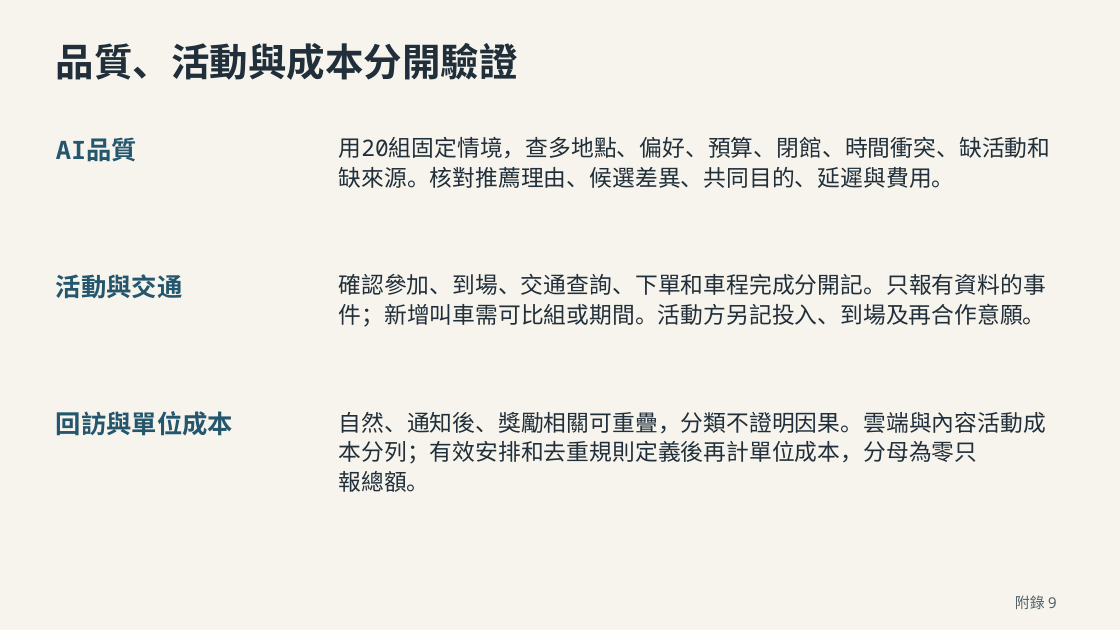
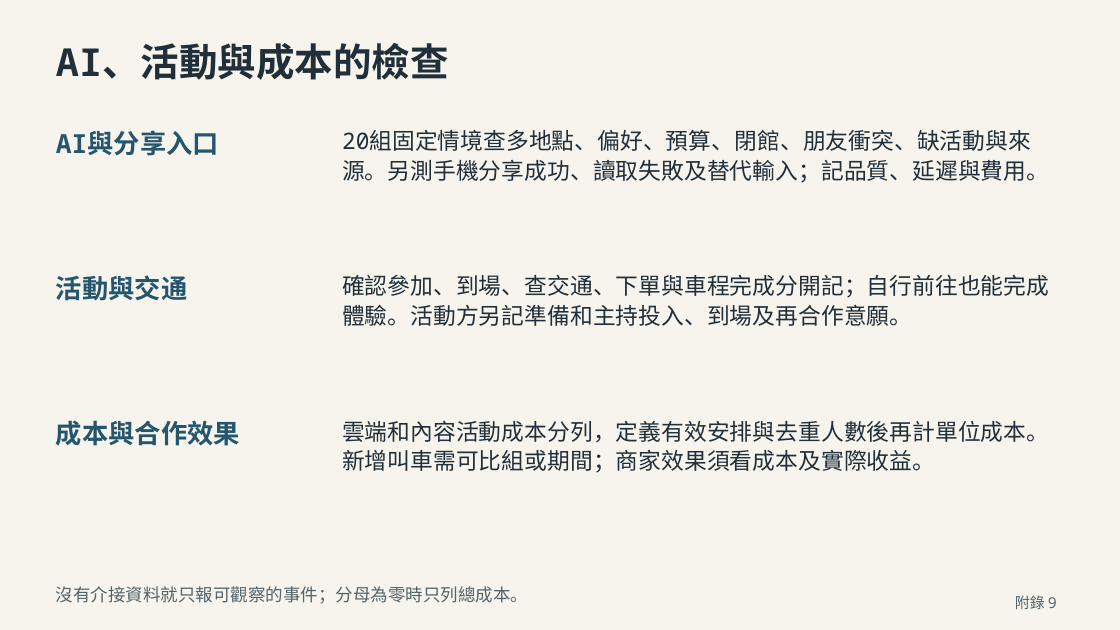
Before and after one commit to e40125/yoxi-meeting-review, a slide deck: slide 25 of downloads/proposal/yoxi-proposal.pptx. Drawn at 1120x630 pixels with LibreOffice and Linux fonts; fonts in the diff are those of the drawing. Boxes give left, top, right and bottom in pixels: in the first picture for what was removed or moved away, otherwise in the second. Text is boxed around its words. In the diff, an @@ line names an element or a change of style, - is before the commit and + after.

```diff
--- a/downloads/proposal/yoxi-proposal.pptx
+++ b/downloads/proposal/yoxi-proposal.pptx
@@ text at (56, 43, 449, 80): text changed @@
-品質、活動與成本分開驗證
+AI、活動與成本的檢查
@@ text removed at (56, 137, 137, 162) @@
-AI品質
@@ text added at (56, 130, 219, 156), 22.5 pt, text #24566E, bold @@
+AI與分享入口
@@ text at (342, 130, 1031, 151): text changed @@
-用20組固定情境，查多地點、偏好、預算、閉館、時間衝突、缺活動和
+20組固定情境查多地點、偏好、預算、閉館、朋友衝突、缺活動與來
@@ text at (342, 160, 1049, 183): text changed @@
-缺來源。核對推薦理由、候選差異、共同目的、延遲與費用。
+源。另測手機分享成功、讀取失敗及替代輸入；記品質、延遲與費用。
@@ text "活動與交通" at (56, 275, 188, 301): size 21.8 to 22.5 pt @@
@@ text at (342, 275, 1049, 298): text changed @@
-確認參加、到場、交通查詢、下單和車程完成分開記。只報有資料的事
+確認參加、到場、查交通、下單與車程完成分開記；自行前往也能完成
@@ text at (342, 304, 912, 326): text changed @@
-件；新增叫車需可比組或期間。活動方另記投入、到場及再合作意願。
+體驗。活動方另記準備和主持投入、到場及再合作意願。
@@ text removed at (339, 412, 1046, 433) @@
-自然、通知後、獎勵相關可重疊，分類不證明因果。雲端與內容活動成
@@ text at (56, 420, 240, 446): text changed; size 21.8 to 22.5 pt @@
-回訪與單位成本
+成本與合作效果
@@ text at (342, 421, 1049, 442): text changed @@
-本分列；有效安排和去重規則定義後再計單位成本，分母為零只
+雲端和內容活動成本分列，定義有效安排與去重人數後再計單位成本。
@@ text removed at (339, 471, 430, 492) @@
-報總額。
@@ text added at (342, 450, 935, 473), 19.5 pt, text #202F3A @@
+新增叫車需可比組或期間；商家效果須看成本及實際收益。
@@ text added at (56, 586, 528, 604), 15 pt, text #52636A @@
+沒有介接資料就只報可觀察的事件；分母為零時只列總成本。
```
Also in this commit, not shown: 21 other slides changed, 5 slides added, 5 slides removed, 47 other files.
